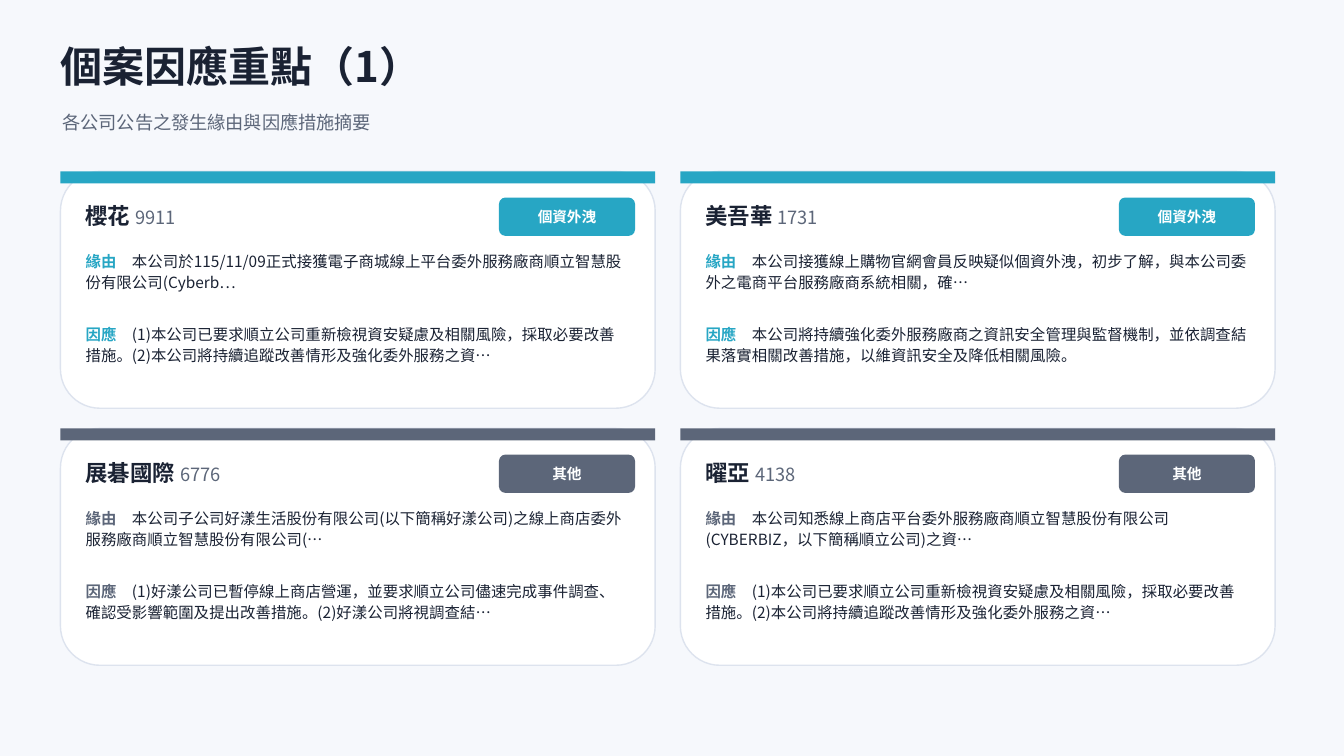
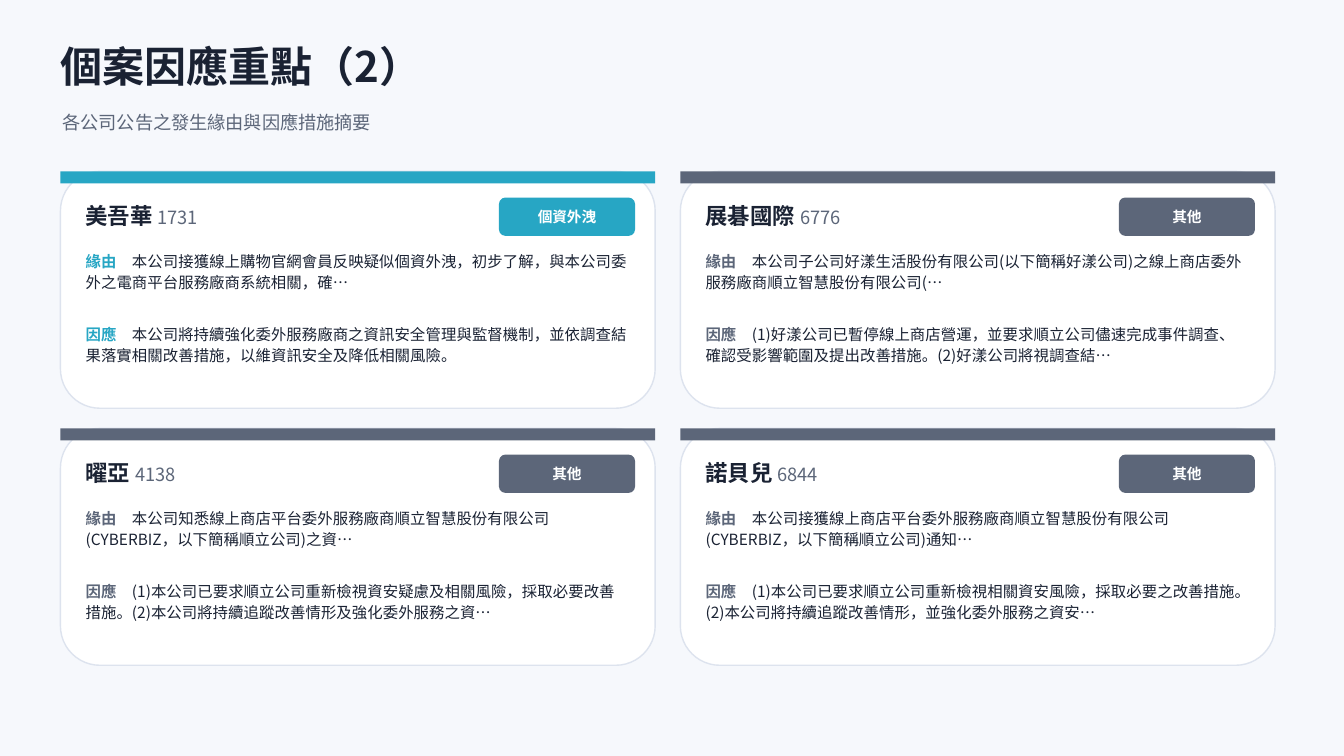
Before and after one commit to Johnnylin77/mops-isec-monitor, a slide deck: slide 7 of 資安事件因應分析.pptx (slide 6 before the commit). Drawn at 1344x756 pixels with LibreOffice and Linux fonts; fonts in the diff are those of the drawing. Boxes give left, top, right and bottom in pixels: in the first picture for what was removed or moved away, otherwise in the second. Text is boxed around its words. In the diff, an @@ line names an element or a change of style, - is before the commit and + after.

```diff
--- a/資安事件因應分析.pptx
+++ b/資安事件因應分析.pptx
@@ text at bbox=[60, 46, 421, 86]: text changed @@
-個案因應重點（1）
+個案因應重點（2）
@@ rectangle at bbox=[681, 171, 1275, 184]: fill #27A6C4 to #5C6679 @@
@@ text at bbox=[86, 205, 198, 226]: text changed @@
-櫻花 9911
+美吾華 1731
@@ text at bbox=[706, 202, 840, 230]: text changed; size 13 to 16 pt; text colour #5C6679 to #1A2233; bold on @@
-美吾華 1731
+展碁國際 6776
@@ rounded rectangle at bbox=[1119, 198, 1255, 236]: fill #27A6C4 to #5C6679 @@
@@ text at bbox=[1172, 209, 1201, 223]: text changed @@
-個資外洩
+其他
@@ text at bbox=[86, 254, 626, 290]: text changed @@
-緣由 本公司於115/11/09正式接獲電子商城線上平台委外服務廠商順立智慧股份有限公司(Cyberb…
+緣由 本公司接獲線上購物官網會員反映疑似個資外洩，初步了解，與本公司委外之電商平台服務廠商系統相關，確…
@@ text at bbox=[706, 254, 1242, 291]: text changed @@
-緣由 本公司接獲線上購物官網會員反映疑似個資外洩，初步了解，與本公司委外之電商平台服務廠商系統相關，確…
+緣由 本公司子公司好漾生活股份有限公司(以下簡稱好漾公司)之線上商店委外服務廠商順立智慧股份有限公司(…
@@ text at bbox=[86, 325, 627, 363]: text changed @@
-因應 (1)本公司已要求順立公司重新檢視資安疑慮及相關風險，採取必要改善措施。(2)本公司將持續追蹤改善情形及強化委外服務之資…
+因應 本公司將持續強化委外服務廠商之資訊安全管理與監督機制，並依調查結果落實相關改善措施，以維資訊安全及降低相關風險。
@@ text at bbox=[706, 325, 1235, 364]: text changed @@
-因應 本公司將持續強化委外服務廠商之資訊安全管理與監督機制，並依調查結果落實相關改善措施，以維資訊安全及降低相關風險。
+因應 (1)好漾公司已暫停線上商店營運，並要求順立公司儘速完成事件調查、確認受影響範圍及提出改善措施。(2)好漾公司將視調查結…
@@ text at bbox=[86, 462, 175, 483]: text changed; size 16 to 13 pt; text colour #1A2233 to #5C6679; bold off @@
-展碁國際 6776
+曜亞 4138
@@ text at bbox=[706, 462, 818, 483]: text changed @@
-曜亞 4138
+諾貝兒 6844
@@ text at bbox=[86, 511, 549, 548]: text changed @@
-緣由 本公司子公司好漾生活股份有限公司(以下簡稱好漾公司)之線上商店委外服務廠商順立智慧股份有限公司(…
+緣由 本公司知悉線上商店平台委外服務廠商順立智慧股份有限公司(CYBERBIZ，以下簡稱順立公司)之資…
@@ text at bbox=[706, 511, 1169, 548]: text changed @@
-緣由 本公司知悉線上商店平台委外服務廠商順立智慧股份有限公司(CYBERBIZ，以下簡稱順立公司)之資…
+緣由 本公司接獲線上商店平台委外服務廠商順立智慧股份有限公司(CYBERBIZ，以下簡稱順立公司)通知…
@@ text at bbox=[86, 582, 615, 621]: text changed @@
-因應 (1)好漾公司已暫停線上商店營運，並要求順立公司儘速完成事件調查、確認受影響範圍及提出改善措施。(2)好漾公司將視調查結…
+因應 (1)本公司已要求順立公司重新檢視資安疑慮及相關風險，採取必要改善措施。(2)本公司將持續追蹤改善情形及強化委外服務之資…
@@ text at bbox=[706, 582, 1250, 621]: text changed @@
-因應 (1)本公司已要求順立公司重新檢視資安疑慮及相關風險，採取必要改善措施。(2)本公司將持續追蹤改善情形及強化委外服務之資…
+因應 (1)本公司已要求順立公司重新檢視相關資安風險，採取必要之改善措施。(2)本公司將持續追蹤改善情形，並強化委外服務之資安…
```
Also in this commit, not shown: 10 other slides changed, 1 slide added, 2 other files.
